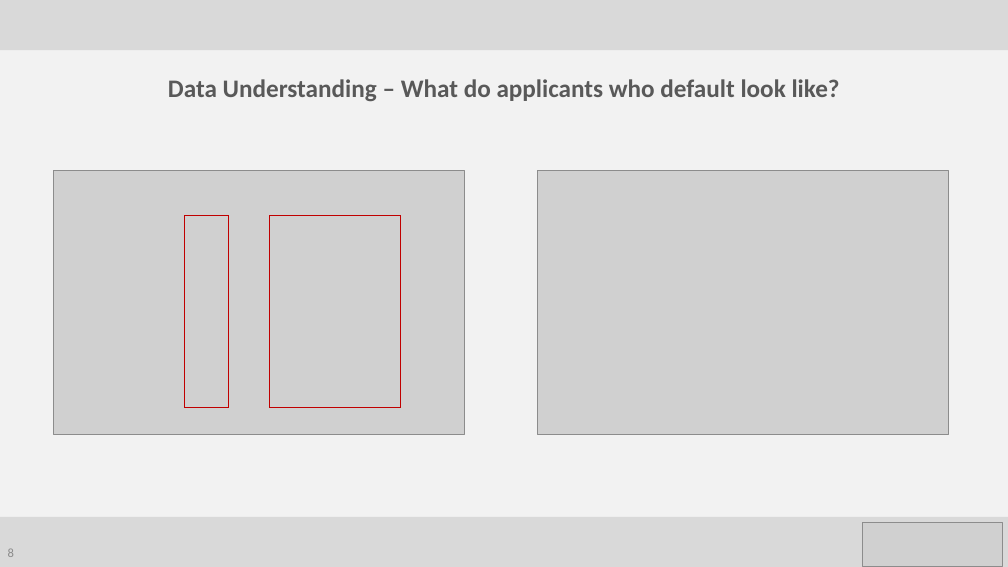
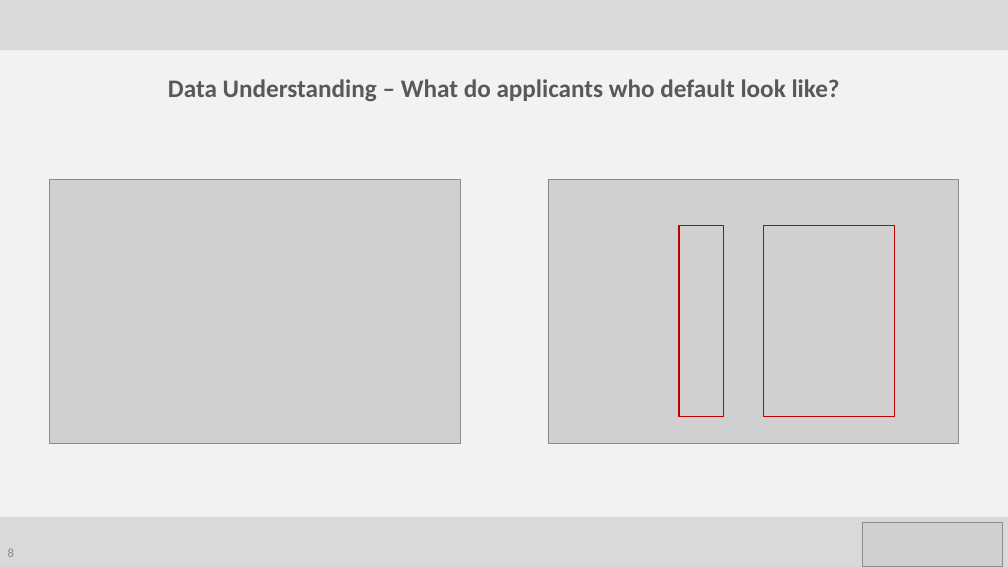
Before and after one commit to ah12068/fca-takehome-test, a slide deck: slide 8 of reports/FCA_presentation.pptx. Drawn at 1008x567 pixels with LibreOffice and Linux fonts; fonts in the diff are those of the drawing; grey boxes stand for pictures. Boxes give left, top, right and bottom in pixels: in the first picture for what was removed or moved away, otherwise in the second. Text is boxed around its words. In the diff, an @@ line names an element or a change of style, - is before the commit and + after.

```diff
--- a/reports/FCA_presentation.pptx
+++ b/reports/FCA_presentation.pptx
@@ picture: place and size @@
-picture at <box>538,171,948,435</box>
+picture at <box>49,180,460,444</box>
@@ 2 rectangles, 1 picture: place and size @@
-2 rectangles, 1 picture at <box>54,171,464,435</box>
+2 rectangles, 1 picture at <box>548,180,959,444</box>
```
Also in this commit, not shown: 7 other slides changed, 1 other file.
